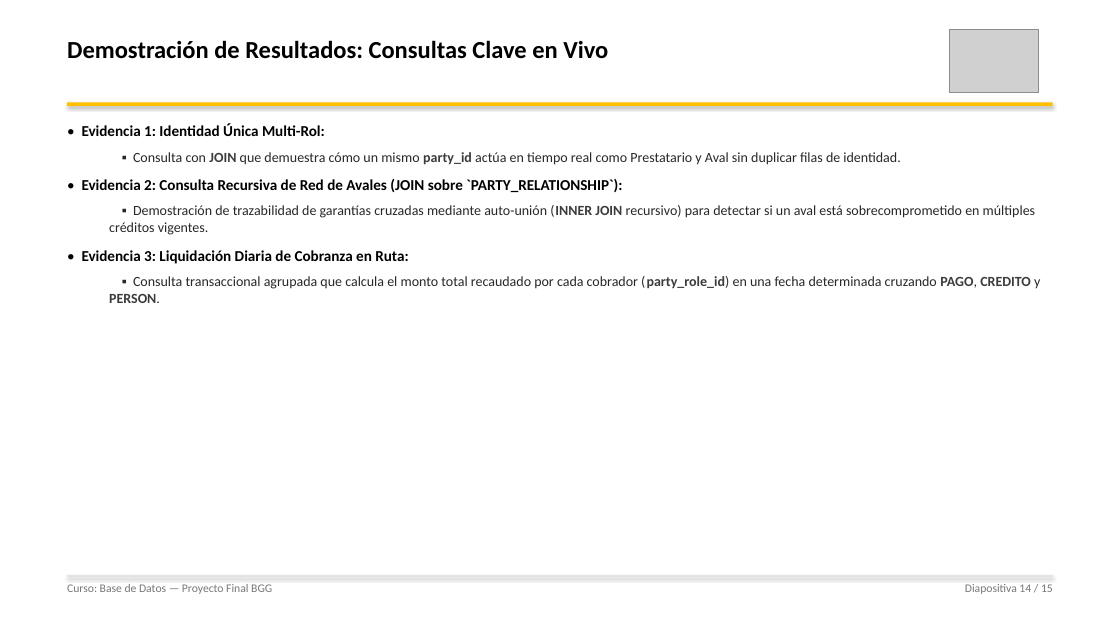
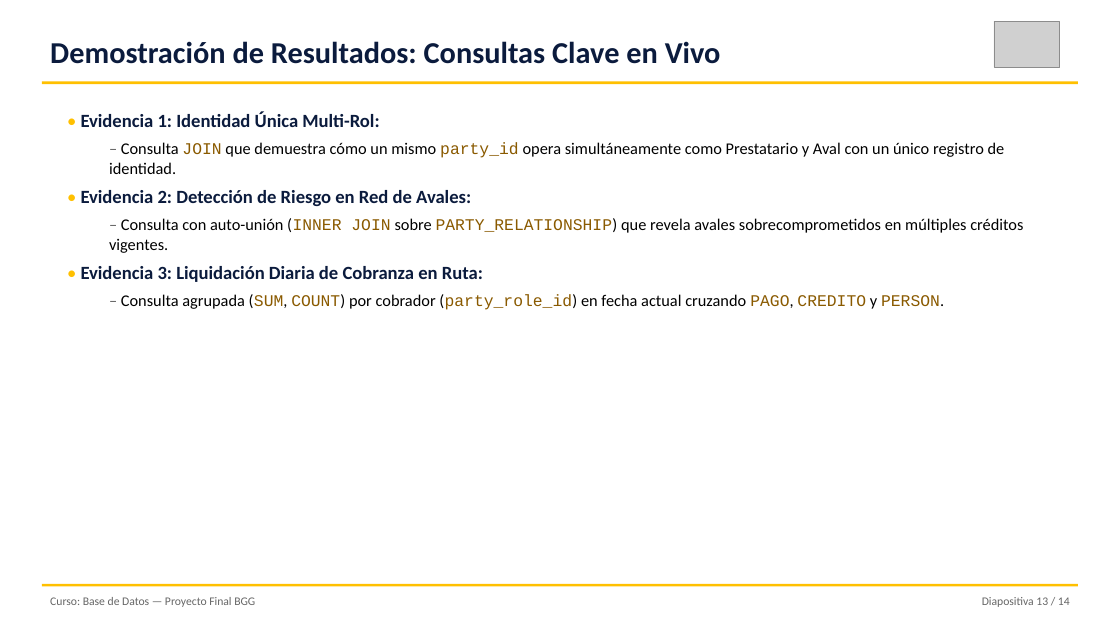
Before and after one commit to JoseEM26/base-de-datos-upn-ciclo-5, a slide deck: slide 13 of docs/proyecto-final/03-entregables/ppt-final/Presentacion_Proyecto_Final_BGG.pptx (slide 14 before the commit). Drawn at 1120x630 pixels with LibreOffice and Linux fonts; fonts in the diff are those of the drawing; grey boxes stand for pictures. Boxes give left, top, right and bottom in pixels: in the first picture for what was removed or moved away, otherwise in the second. Text is boxed around its words. In the diff, an @@ line names an element or a change of style, - is before the commit and + after.

```diff
--- a/docs/proyecto-final/03-entregables/ppt-final/Presentacion_Proyecto_Final_BGG.pptx
+++ b/docs/proyecto-final/03-entregables/ppt-final/Presentacion_Proyecto_Final_BGG.pptx
@@ text "Demostración de Resultados: Consultas Clave ...": place and size @@
-text "Demostración de Resultados: Consultas Clave ..." at [67, 40, 608, 59]
+text "Demostración de Resultados: Consultas Clave ..." at [50, 41, 721, 64]
@@ text "Demostración de Resultados: Consultas Clave ..." at [50, 41, 721, 64]: size 21 to 26 pt, text colour #000000 to #0B1B3D @@
@@ picture: place and size @@
-picture at [949, 29, 1038, 92]
+picture at [994, 21, 1060, 67]
@@ rectangle: place and size @@
-rectangle at [67, 103, 1053, 106]
+rectangle at [42, 82, 1078, 84]
@@ rectangle at [42, 82, 1078, 84]: shadow off @@
@@ text "• Evidencia 1: Identidad Única ...": place and size @@
-text "• Evidencia 1: Identidad Única ..." at [82, 123, 1040, 303]
+text "• Evidencia 1: Identidad Única ..." at [81, 112, 1023, 310]
@@ text at [81, 112, 483, 282]: size 13 to 16 pt in "• Evidencia 1: Identidad Única Multi-Rol:", "• Evidencia 3: Liquidación Diaria de Cobranza ..."; text colour #000000 to #FFC000 in "•", "•"; text colour #000000 to #0B1B3D in "Evidencia 1: Identidad Única Multi-Rol:", "Evidencia 3: Liquidación Diaria de Cobranza en ..."; less space between paragraphs @@
@@ text at [81, 142, 1023, 253]: text changed; size 12 to 14 pt; text colour #282828 to #000000 @@
-  ▪ Consulta con JOIN que demuestra cómo un mismo party_id actúa en tiempo real como Prestatario y Aval sin duplicar filas de identidad.
-• Evidencia 2: Consulta Recursiva de Red de Avales (JOIN sobre `PARTY_RELATIONSHIP`):
-  ▪ Demostración de trazabilidad de garantías cruzadas mediante auto-unión (INNER JOIN recursivo) para detectar si un aval está sobrecomprometido en múltiples créditos vigentes.
+  – Consulta JOIN que demuestra cómo un mismo party_id opera simultáneamente como Prestatario y Aval con un único registro de identidad.
+• Evidencia 2: Detección de Riesgo en Red de Avales:
+  – Consulta con auto-unión (INNER JOIN sobre PARTY_RELATIONSHIP) que revela avales sobrecomprometidos en múltiples créditos vigentes.
@@ text at [121, 294, 944, 310]: text changed; size 12 to 14 pt; text colour #282828 to #000000 @@
-  ▪ Consulta transaccional agrupada que calcula el monto total recaudado por cada cobrador (party_role_id) en una fecha determinada cruzando PAGO, CREDITO y PERSON.
+  – Consulta agrupada (SUM, COUNT) por cobrador (party_role_id) en fecha actual cruzando PAGO, CREDITO y PERSON.
@@ text "Curso: Base de Datos — ...": place and size @@
-text "Curso: Base de Datos — ..." at [67, 584, 272, 594]
+text "Curso: Base de Datos — ..." at [50, 597, 255, 607]
@@ text "Curso: Base de Datos — ..." at [50, 597, 255, 607]: text colour #787878 to #666666 @@
@@ rectangle: place and size @@
-rectangle at [67, 576, 1053, 576]
+rectangle at [42, 584, 1078, 586]
@@ rectangle at [42, 584, 1078, 586]: fill #DCDCDC to #FFC000; shadow off @@
@@ text at [982, 597, 1070, 607]: text changed; text colour #787878 to #666666 @@
-Diapositiva 14 / 15
+Diapositiva 13 / 14
```
Also in this commit, not shown: 6 other slides changed, 7 slides added, 8 slides removed, 10 other files.
